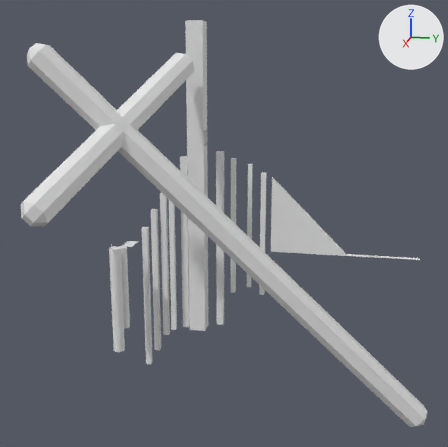
An edit to the glTF model assets/models/levels/lvl3.glb, drawn before and after from the same camera.
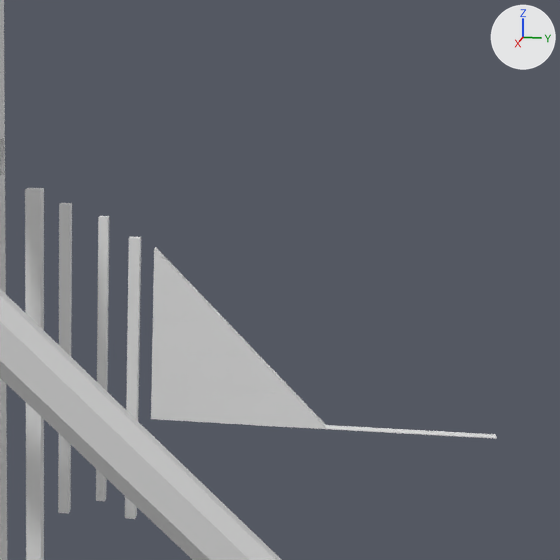
Old and new are each drawn whole from a camera (50 mm lens) standing at (998.0, -171.0, 306.0) and looking at (161.0, -339.0, 97.0) and again close up on the part from 46% to 100% of the width and 16% to 70% of the height. The lights are fixed; the arrows at upper right show +X, +Y and +Z. Where no turn or scale is listed for an object, it has been applied to the vertices.

In view in the first close-up: 'Cruz', 'Pilar1-col', 'Pilar2-col', 'Pilar3-col', 'Pilar4-col', 'Pilar5-col', 'eSCALERAoOoO-col'.
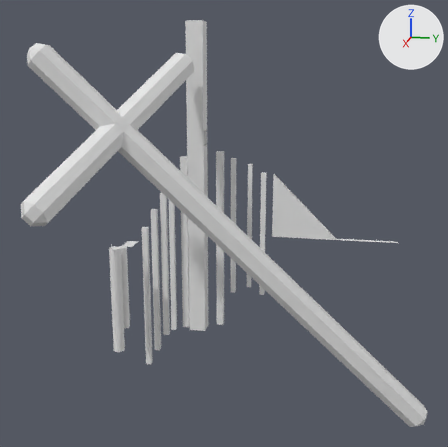
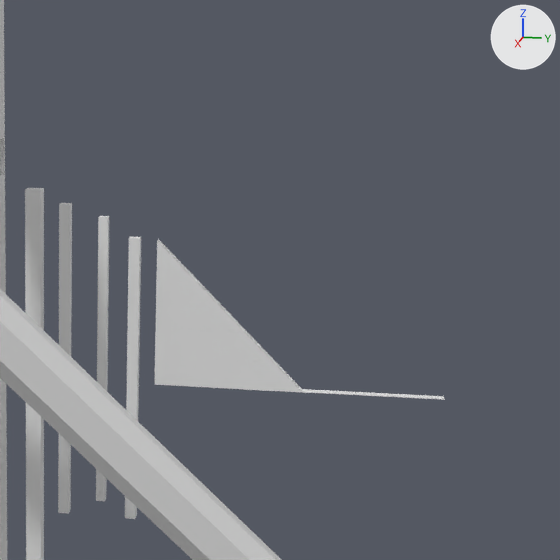
The edits, one by one:
Object 'eSCALERAoOoO-col' (ob_escaleraoooo_col) moves from (0.0, -278.1, 25.4) to (0.0, -278.1, 49.2).
Object 'eSCALERAoOoO-col' (ob_escaleraoooo_col) is rescaled from (0.825, 12.5, 12.5) to (0.693, 10.5, 10.5).

Boxes (x1, y1, x2, y2) around the edits, measured in the close-ups (560 x 560 px):
'eSCALERAoOoO-col', moved, rescaled (16% narrower, 16% shorter): before (151, 247, 497, 439); after (154, 239, 445, 400)
